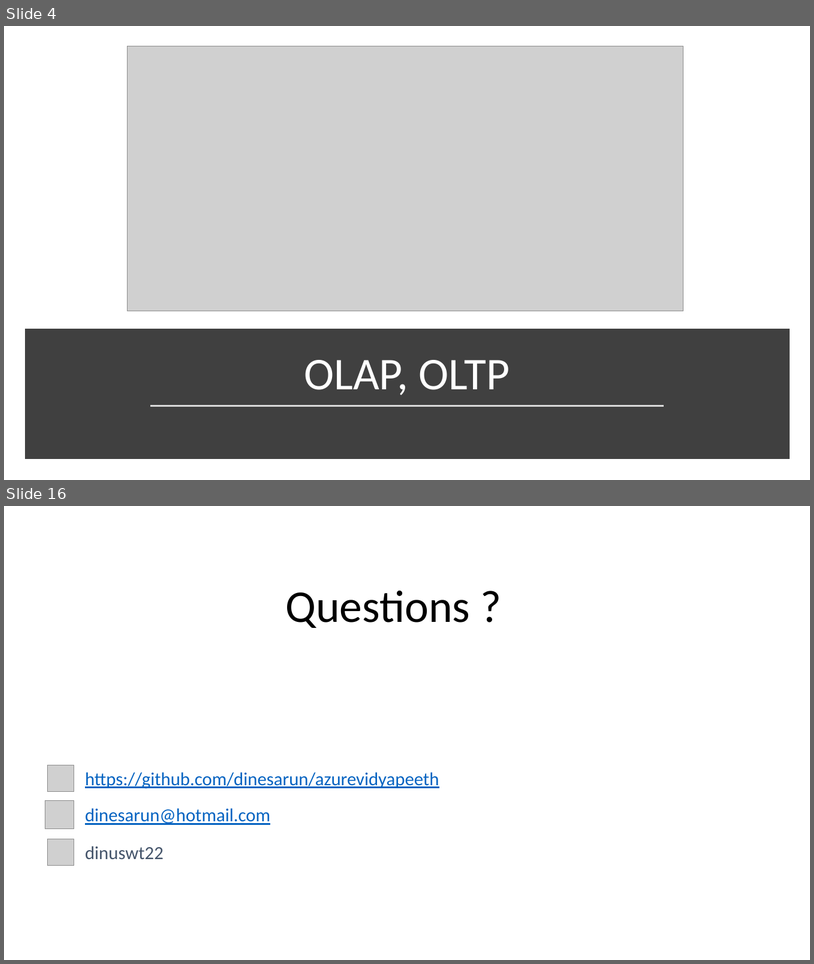
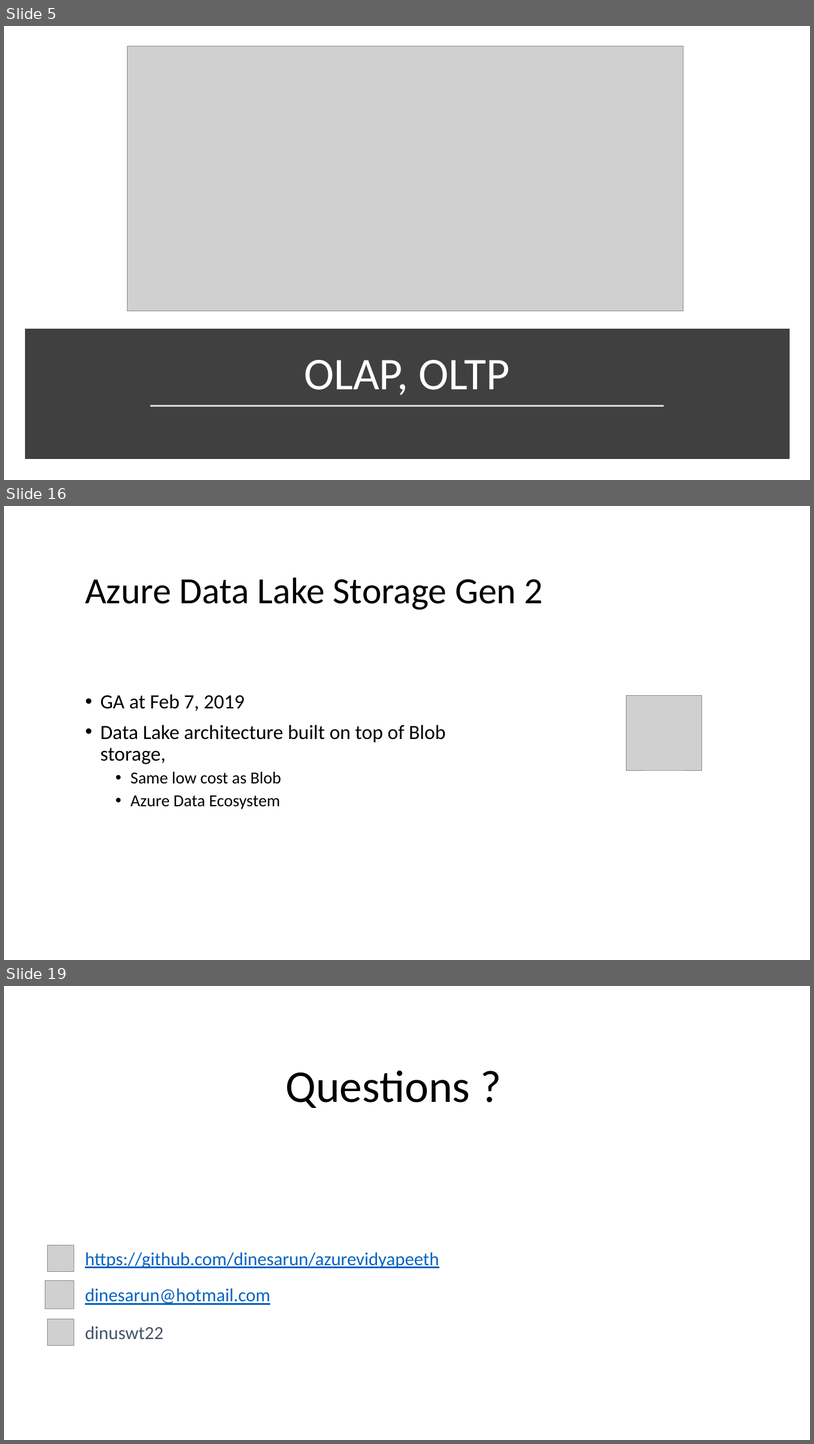
Before and after one commit to dinesarun/azurevidyapeeth, a slide deck: Feb26-AzureDataLake/AzureDataLake+Hadoop3.0.pptx. Shown one above the other, each under a label of ours: slides 4 and 16 before the commit, slides 5, 16 and 19 after it; the slides between them are not shown. The pictures are 814x964 and 814x1444 pixels, drawn with LibreOffice and Linux fonts; fonts in the diff are those of the drawing; grey boxes stand for pictures; background and template pictures are left out. Boxes give left, top, right and bottom in pixels: in the first picture for what was removed or moved away, otherwise in the second. Text is boxed around its words. In the diff, an @@ line names an element or a change of style, - is before the commit and + after.

```diff
--- a/Feb26-AzureDataLake/AzureDataLake+Hadoop3.0.pptx
+++ b/Feb26-AzureDataLake/AzureDataLake+Hadoop3.0.pptx
@@ slide 16 added at [4,506,810,960], background #FFFFFF @@
@@ title added at [85,577,543,610], 44 pt, text #000000 @@
+Azure Data Lake Storage Gen 2
@@ text added at [101,694,446,809], 24 pt, text #000000 @@
+• GA at Feb 7, 2019
+• Data Lake architecture built on top of Blob storage,
+  • Same low cost as Blob
+  • Azure Data Ecosystem
@@ picture added at [627,696,703,771] @@
@@ what was slide 4 is now slide 5 @@
@@ what was slide 16 is now slide 19 @@
```
Also in this commit, not shown: 6 slides changed, 4 other slides added, 2 slides removed.
